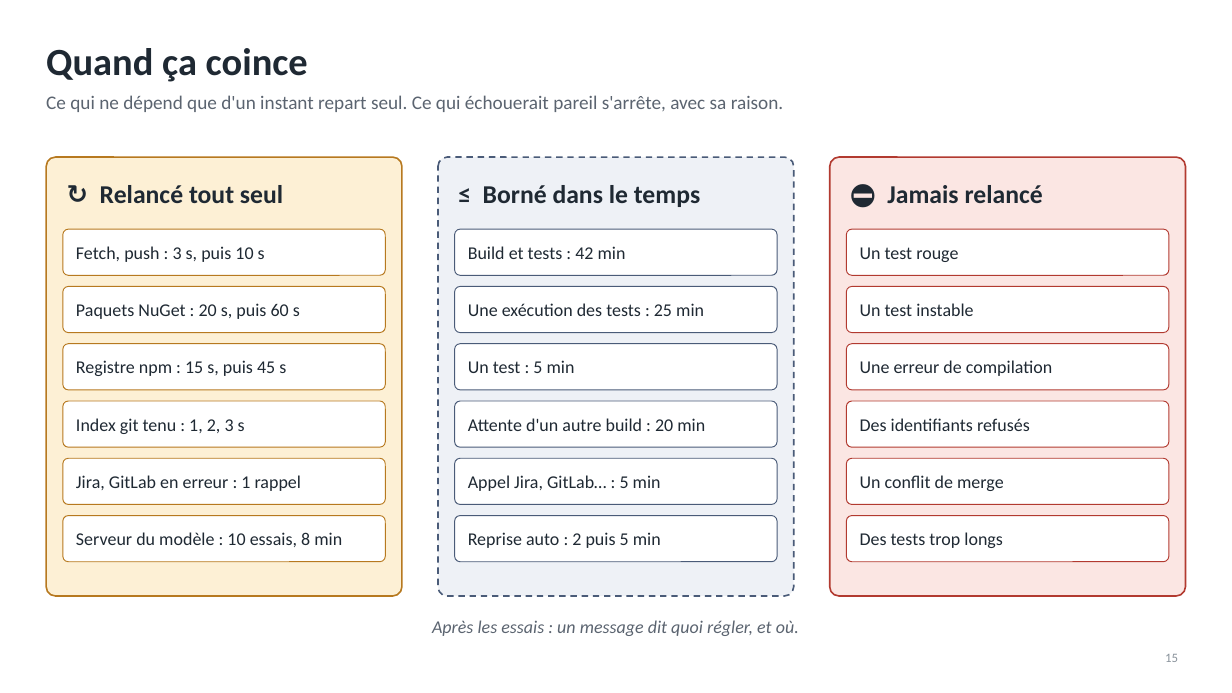
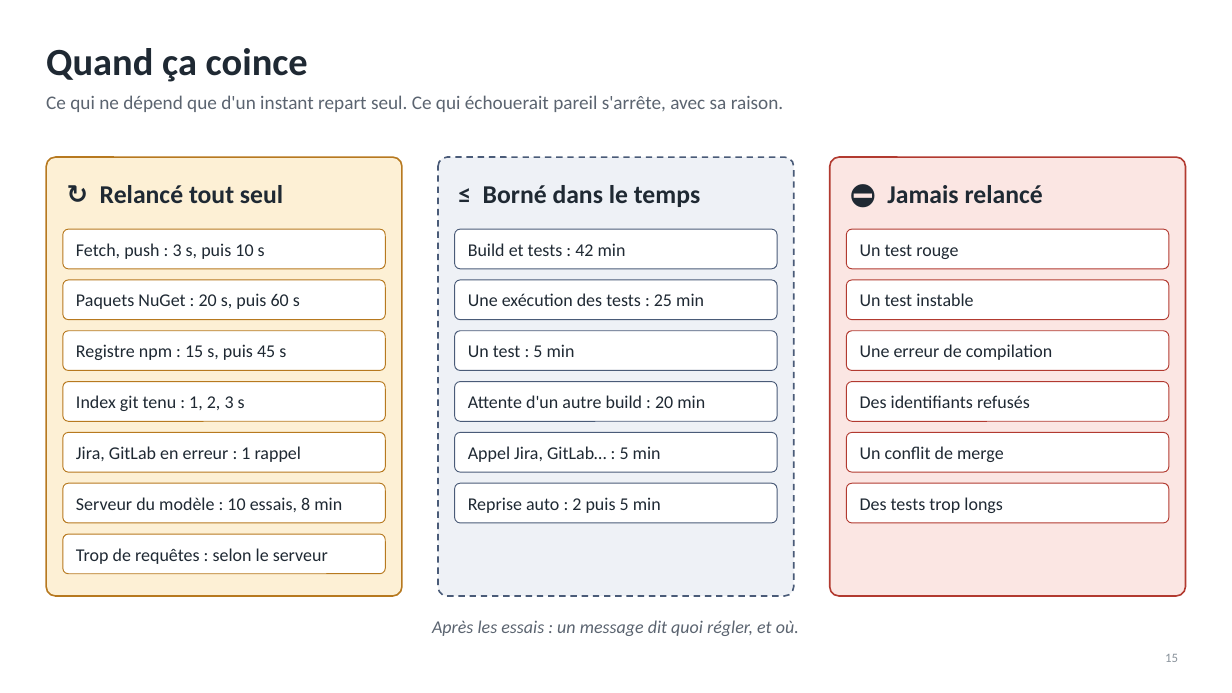
Before and after one commit to RabieDerouiche/OpenRDCode, a slide deck: slide 15 of opencode-v2/docs/presentation-flux.pptx. Drawn at 1232x693 pixels with LibreOffice and Linux fonts; fonts in the diff are those of the drawing. Boxes give left, top, right and bottom in pixels: in the first picture for what was removed or moved away, otherwise in the second. Text is boxed around its words. In the diff, an @@ line names an element or a change of style, - is before the commit and + after.

```diff
--- a/opencode-v2/docs/presentation-flux.pptx
+++ b/opencode-v2/docs/presentation-flux.pptx
@@ rounded rectangle "Fetch, push : 3 s, ..." resized from (x1=63, y1=229, x2=385, y2=275) to (x1=63, y1=229, x2=385, y2=269) @@
@@ rounded rectangle "Build et tests : 42 ..." resized from (x1=455, y1=229, x2=777, y2=275) to (x1=455, y1=229, x2=777, y2=269) @@
@@ rounded rectangle "Un test rouge" resized from (x1=847, y1=229, x2=1169, y2=275) to (x1=847, y1=229, x2=1169, y2=269) @@
@@ rounded rectangle "Paquets NuGet : 20 s, ..." resized from (x1=63, y1=287, x2=385, y2=333) to (x1=63, y1=280, x2=385, y2=320) @@
@@ rounded rectangle "Une exécution des tests : ..." resized from (x1=455, y1=287, x2=777, y2=333) to (x1=455, y1=280, x2=777, y2=320) @@
@@ rounded rectangle "Un test instable" resized from (x1=847, y1=287, x2=1169, y2=333) to (x1=847, y1=280, x2=1169, y2=320) @@
@@ rounded rectangle "Registre npm : 15 s, ..." resized from (x1=63, y1=344, x2=385, y2=390) to (x1=63, y1=331, x2=385, y2=371) @@
@@ rounded rectangle "Un test : 5 min" resized from (x1=455, y1=344, x2=777, y2=390) to (x1=455, y1=331, x2=777, y2=371) @@
@@ rounded rectangle "Une erreur de compilation" resized from (x1=847, y1=344, x2=1169, y2=390) to (x1=847, y1=331, x2=1169, y2=371) @@
@@ rounded rectangle "Index git tenu : 1, ..." resized from (x1=63, y1=401, x2=385, y2=447) to (x1=63, y1=382, x2=385, y2=421) @@
@@ rounded rectangle "Attente d'un autre build : ..." resized from (x1=455, y1=401, x2=777, y2=447) to (x1=455, y1=382, x2=777, y2=421) @@
@@ rounded rectangle "Des identifiants refusés" resized from (x1=847, y1=401, x2=1169, y2=447) to (x1=847, y1=382, x2=1169, y2=421) @@
@@ rounded rectangle "Jira, GitLab en erreur : ..." resized from (x1=63, y1=458, x2=385, y2=505) to (x1=63, y1=433, x2=385, y2=472) @@
@@ rounded rectangle "Appel Jira, GitLab… : 5 ..." resized from (x1=455, y1=458, x2=777, y2=505) to (x1=455, y1=433, x2=777, y2=472) @@
@@ rounded rectangle "Un conflit de merge" resized from (x1=847, y1=458, x2=1169, y2=505) to (x1=847, y1=433, x2=1169, y2=472) @@
@@ rounded rectangle "Serveur du modèle : 10 ..." resized from (x1=63, y1=516, x2=385, y2=562) to (x1=63, y1=483, x2=385, y2=523) @@
@@ rounded rectangle "Reprise auto : 2 puis ..." resized from (x1=455, y1=516, x2=777, y2=562) to (x1=455, y1=483, x2=777, y2=523) @@
@@ proportions changed in 18 elements at (x1=63, y1=229, x2=385, y2=269), (x1=455, y1=229, x2=777, y2=269), (x1=847, y1=229, x2=1169, y2=269), (x1=63, y1=280, x2=385, y2=320), (x1=455, y1=280, x2=777, y2=320), (x1=847, y1=280, x2=1169, y2=320), (x1=63, y1=331, x2=385, y2=371), (x1=455, y1=331, x2=777, y2=371), (x1=847, y1=331, x2=1169, y2=371), (x1=63, y1=382, x2=385, y2=421), (x1=455, y1=382, x2=777, y2=421), (x1=847, y1=382, x2=1169, y2=421), (x1=63, y1=433, x2=385, y2=472), (x1=455, y1=433, x2=777, y2=472), (x1=847, y1=433, x2=1169, y2=472), (x1=63, y1=483, x2=385, y2=523), (x1=455, y1=483, x2=777, y2=523), (x1=847, y1=483, x2=1169, y2=523) @@
@@ rounded rectangle "Des tests trop longs" resized from (x1=847, y1=516, x2=1169, y2=562) to (x1=847, y1=483, x2=1169, y2=523) @@
@@ rounded rectangle added at (x1=63, y1=534, x2=385, y2=574), fill #FFFFFF, outline #B7791F 0.75 pt, 14 pt, text #1F2933 @@
+Trop de requêtes : selon le serveur
```
Also in this commit, not shown: 9 other files.
